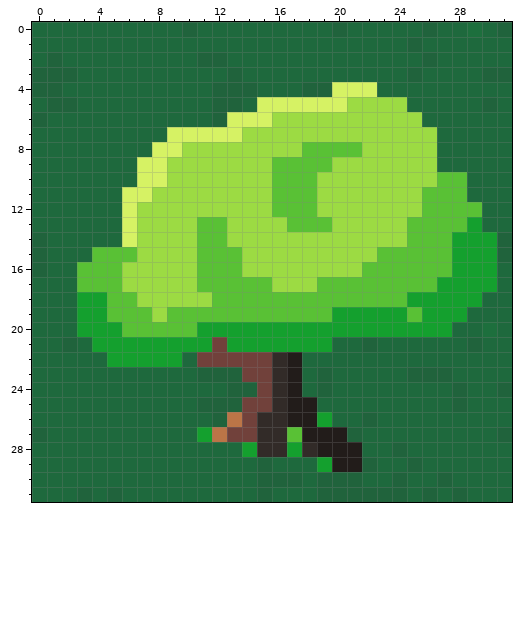
A pixel-art sprite gets an edit: assets/images/tiles/tree.png. This is how it looked before the edit.
The file is 32x32 pixels. Colours within 5 levels of each other are drawn and written as one.
The result:
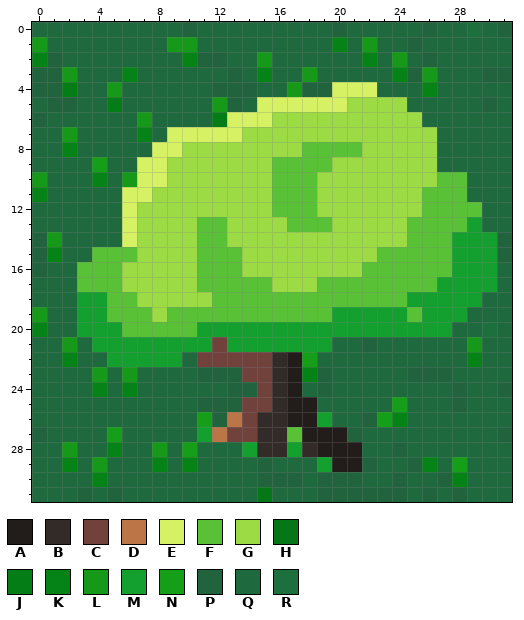
Palette (. is transparent): A #221c1a  B #322b28  C #71413b  D #bb7547  E #d6f264  F #59c135  G #9cdb43  H #057716  J #057d16  K #058316  L #169919  M #14a02e  N #159f19  P #20633c  Q #1e693d  R #1d6f3d
Diff:
Colour H replaces colour P in row 31 at x 15.
Colour J replaces colour P in row 6 at x 12.
Colour J replaces colour Q in row 4 at x 2; in row 5 at x 5.
Colour K replaces colour Q in row 1 at x 20; in row 2 at x 0, 10 and 22; in row 3 at x 6, 15 and 24; in row 4 at x 26; in row 7 at x 7; in row 8 at x 2.
Colour K replaces colour Q in row 10 at x 4; in row 11 at x 0; in row 15 at x 1; in row 20 at x 0; in row 22 at x 2 and 29; in row 23 at x 18.
Colour K replaces colour Q in row 24 at x 4 and 6; in row 26 at x 24; in row 28 at x 5; in row 29 at x 2, 8, 10 and 26; in row 30 at x 4 and 28.
Colour L replaces colour P in row 3 at x 2; in row 5 at x 12; in row 21 at x 2 and 29.
Colour L replaces colour Q in row 1 at x 0, 9 to 10 and 22; in row 2 at x 15 and 24; in row 3 at x 18 and 26; in row 4 at x 5 and 17; in row 6 at x 7; in row 7 at x 2.
Colour L replaces colour Q in row 10 at x 0 and 6; in row 14 at x 1; in row 19 at x 0; in row 23 at x 4 and 6; in row 28 at x 2 and 8; in row 29 at x 4.
Colour N replaces colour Q in row 9 at x 4; in row 22 at x 18; in row 25 at x 24; in row 26 at x 11 and 23; in row 27 at x 5; in row 28 at x 10.
Colour N replaces colour Q in row 29 at x 28.
Pixel boxes of the changes (left, top, right, bottom) in both pictures:
changed: (32, 37, 482, 487)
changed: (257, 487, 272, 502)
